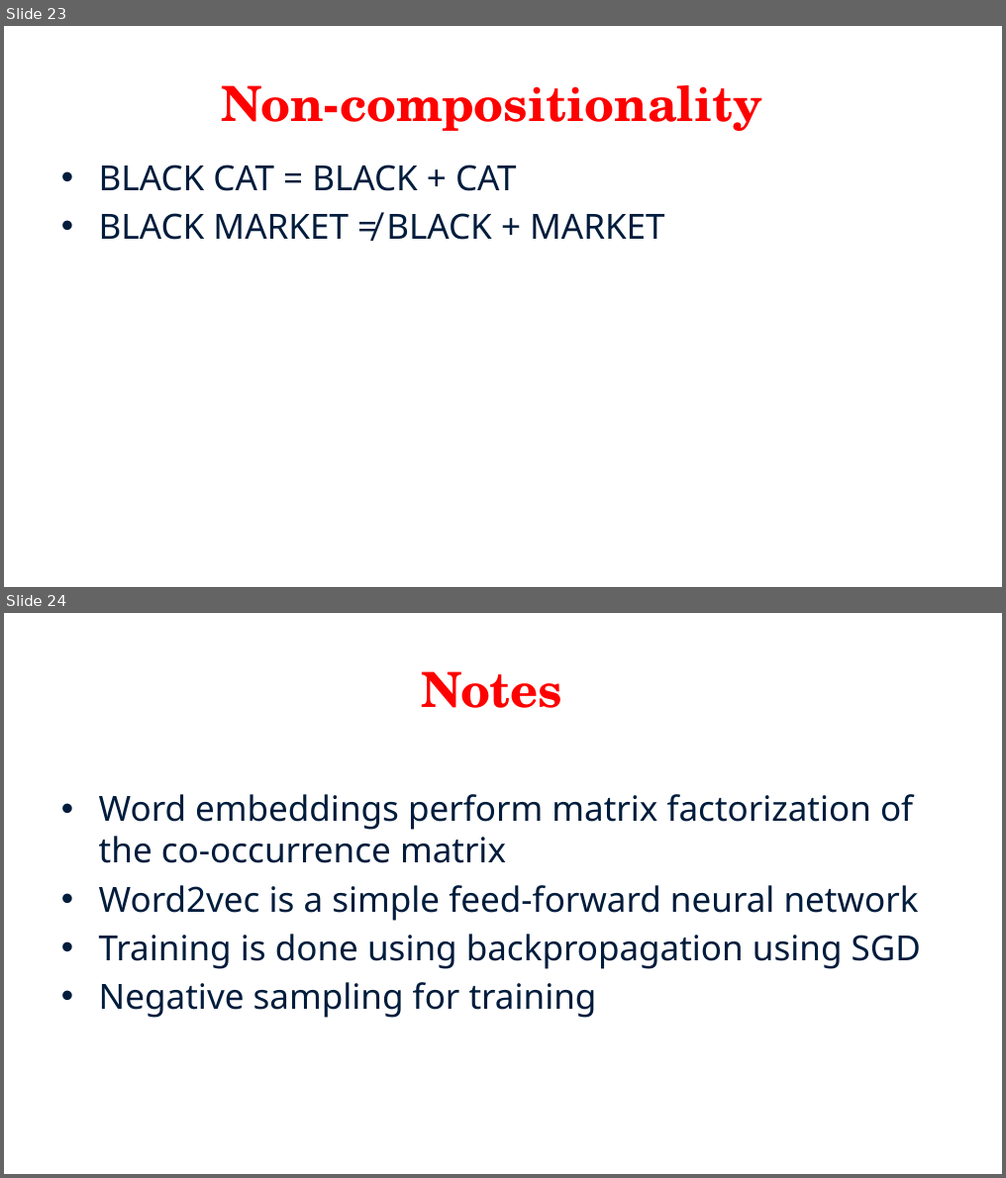
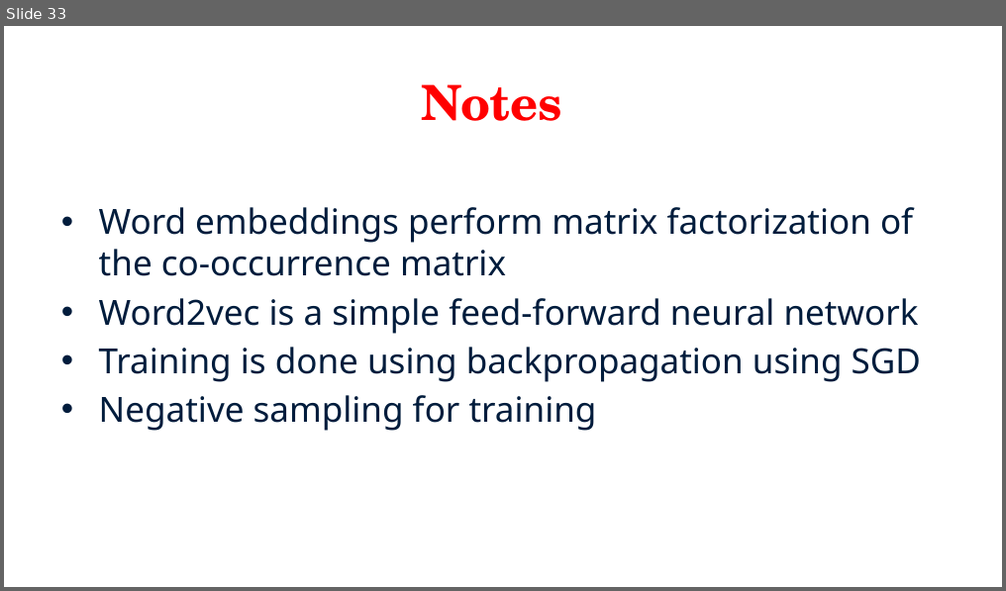
Before and after one commit to fanfeng2015/Natural-Language-Processing, a slide deck: Slides/Lecture 11-5.pptx. Shown one above the other, each under a label of ours: slides 23 and 24 before the commit, slide 33 after it. The pictures are 1006x1178 and 1006x591 pixels, drawn with LibreOffice and Linux fonts; fonts in the diff are those of the drawing. Boxes give left, top, right and bottom in pixels: in the first picture for what was removed or moved away, otherwise in the second. Text is boxed around its words. In the diff, an @@ line names an element or a change of style, - is before the commit and + after.

```diff
--- a/Slides/Lecture 11-5.pptx
+++ b/Slides/Lecture 11-5.pptx
@@ slide 23 removed at (4, 26, 1002, 587), background #FFFFFF @@
@@ title removed at (221, 85, 762, 131) @@
-Non-compositionality
@@ text removed at (99, 165, 665, 240) @@
-• BLACK CAT = BLACK + CAT
-• BLACK MARKET ≠ BLACK + MARKET
@@ what was slide 24 is now slide 33 @@
```
Also in this commit, not shown: 6 slides changed, 15 slides added, 2 other slides removed, 24 other files.
